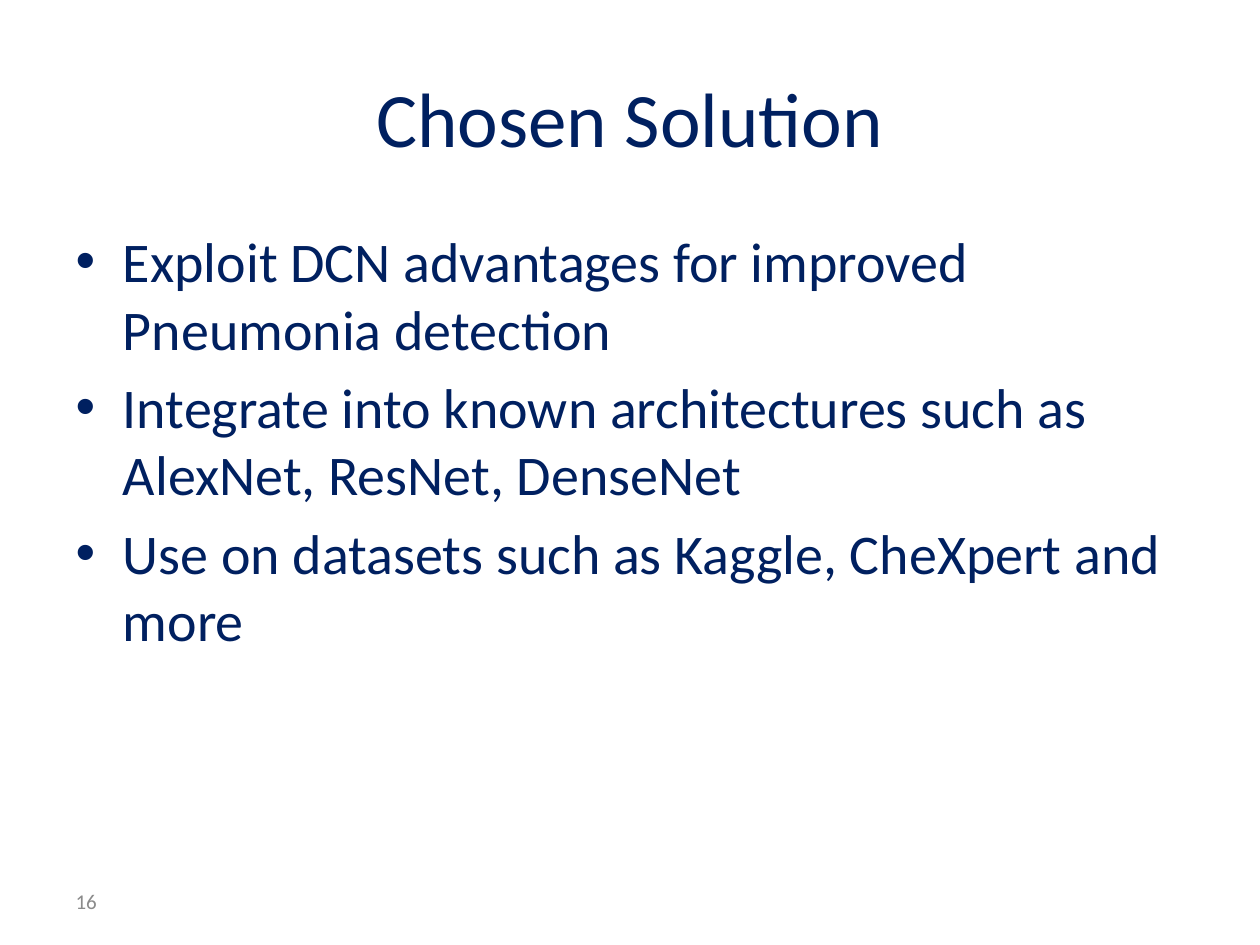
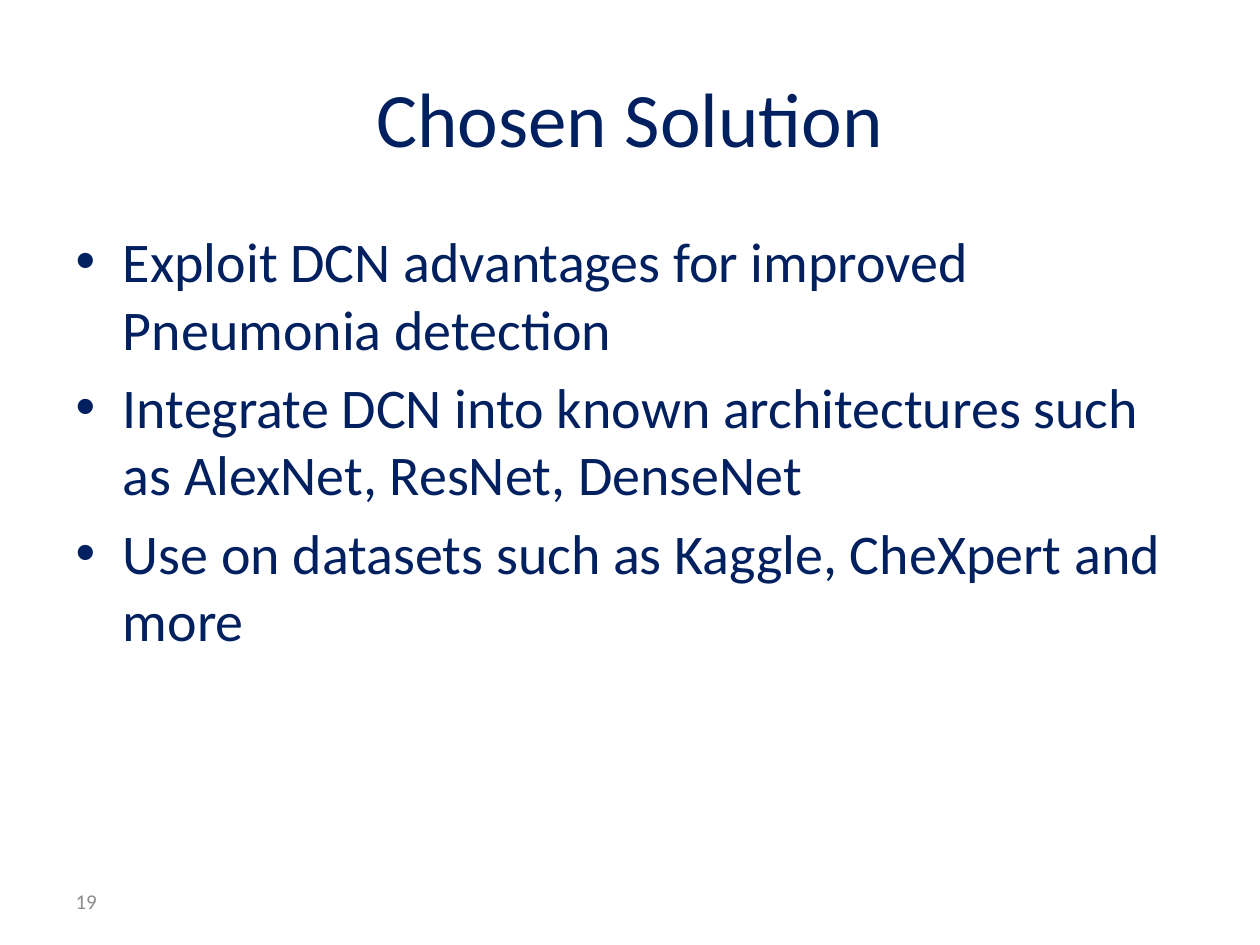
Before and after one commit to andyro2/Pneumonia-Detection-from-Chest-X-Rays-with-Robustness-to-Deformations, a slide deck: slide 19 of MidPresentation_Andy_Or.pptx (slide 16 before the commit). Drawn at 1260x945 pixels with LibreOffice and Linux fonts; fonts in the diff are those of the drawing; background and template pictures are left out. Boxes give left, top, right and bottom in pixels: in the first picture for what was removed or moved away, otherwise in the second. Text is boxed around its words. In the diff, an @@ line names an element or a change of style, - is before the commit and + after.

```diff
--- a/MidPresentation_Andy_Or.pptx
+++ b/MidPresentation_Andy_Or.pptx
@@ text at <box>123,389,1138,502</box>: text changed @@
-• Integrate into known architectures such as AlexNet, ResNet, DenseNet
+• Integrate DCN into known architectures such as AlexNet, ResNet, DenseNet
@@ page number at <box>76,895,97,909</box>: text changed @@
-16
+19
```
Also in this commit, not shown: 2 other slides changed, 3 slides added, 3 slides removed.
